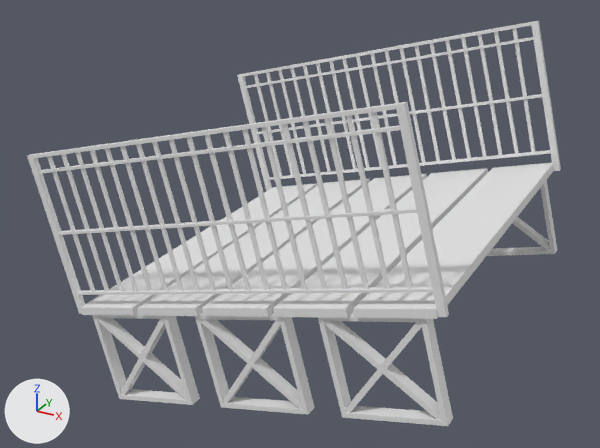
Renders of the OBJ model Assets/Visual/3D/Bridges/Bridge_Down_1/Ponte_Chao_Descida.obj from each side of a commit.
Before and after are seen from a 50 mm camera at (3.0, -6.03, 3.05) aimed at (-0.23, -0.16, 0.11). Arrows for +X, +Y and +Z are at lower left; the lights stay in place. Where no turn or scale is listed for an object, it has been applied to the vertices.

The first picture shows 'Chão_Descendo'.
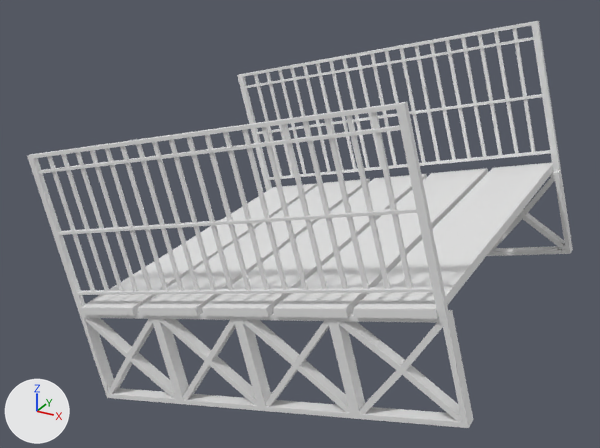
What differs and where, as boxes (x1, y1, x2, y2) in the pictures (600 x 448 px; the box of a moved part takes in the faces that stretch with it):
'Chão_Descendo', reshaped
    before: (27, 21, 561, 426)
    after: (27, 21, 573, 428)
part 1 of me_chão_descendo, moved or reshaped
    before: (195, 312, 315, 415)
    after: (237, 312, 356, 419)
part 2 of me_chão_descendo, moved or reshaped
    before: (200, 319, 302, 409)
    after: (243, 320, 350, 413)
part 3 of me_chão_descendo, moved or reshaped
    before: (92, 312, 200, 405)
    after: (155, 312, 263, 411)
part 4 of me_chão_descendo, moved or reshaped
    before: (97, 318, 187, 400)
    after: (160, 319, 257, 406)
part 5 of me_chão_descendo, moved or reshaped
    before: (318, 311, 453, 426)
    after: (80, 312, 181, 404)
part 6 of me_chão_descendo, moved or reshaped
    before: (324, 321, 441, 420)
    after: (85, 318, 176, 399)
part 7 of me_chão_descendo, moved or reshaped (not visible afterwards)
    before: (487, 180, 557, 256)
part 8 of me_chão_descendo, moved or reshaped (not visible afterwards)
    before: (513, 217, 550, 250)
part 9 of me_chão_descendo, added
    after: (332, 310, 473, 428)
part 10 of me_chão_descendo, added
    after: (338, 321, 462, 422)
part 11 of me_chão_descendo, added
    after: (487, 170, 573, 256)
part 12 of me_chão_descendo, added
    after: (490, 177, 565, 252)

The change, as a list of edits to the scene's bpy script:
```text
Change me_chão_descendo:
    where me_chão_descendo.from_pydata(...)  # 664 vertices, 534 faces; spans x -1.94..1.67, y -1.59..1.59, z -1.2..1.73
    used by ob_chão_descendo; location = (0.0, 0.0, 0.0)
    me_chão_descendo part 1: the loose piece of 16 vertices spanning x -0.38..0.61, y -1.56..-1.46, z -0.92..0.07 is moved by (0.39, 0.0, 0.1)
    me_chão_descendo part 2: the loose piece of 24 vertices spanning x -0.36..0.58, y -1.56..-1.47, z -0.89..0.05 is moved by (0.39, 0.0, 0.1)
    me_chão_descendo part 3: the loose piece of 16 vertices spanning x -1.44..-0.45, y -1.56..-1.46, z -1.2..-0.21 is moved by (0.66, 0.0, 0.18)
    me_chão_descendo part 4: the loose piece of 24 vertices spanning x -1.42..-0.47, y -1.56..-1.47, z -1.18..-0.24 is moved by (0.66, 0.0, 0.18)
    me_chão_descendo part 5: the loose piece of 16 vertices spanning x 0.68..1.67, y -1.56..-1.46, z -0.63..0.36 is scaled about its middle by (1.03, 1, 1), then moved by (-2.25, 0.0, -0.6)
    me_chão_descendo part 6: the loose piece of 24 vertices spanning x 0.7..1.64, y -1.56..-1.47, z -0.61..0.33 is scaled about its middle by (1.03, 1, 1), then moved by (-2.25, 0.0, -0.6)
    me_chão_descendo part 7: the loose piece of 16 vertices spanning x 0.68..1.67, y 1.46..1.56, z -0.63..0.36 is scaled about its middle by (1.03, 1, 1), then moved by (-2.25, 0.0, -0.6)
    me_chão_descendo part 8: the loose piece of 24 vertices spanning x 0.7..1.64, y 1.47..1.56, z -0.61..0.33 is scaled about its middle by (1.03, 1, 1), then moved by (-2.25, 0.0, -0.6)
    me_chão_descendo part 9: the loose piece of 16 vertices spanning x -1.44..-0.45, y -1.56..-1.46, z -1.2..-0.21 is copied, and the copy is scaled about its middle by (1.04, 1, 1), then moved by (2.24, 0.0, 0.6); it spans x 0.79..1.81, y -1.56..-1.46, z -0.6..0.39
    me_chão_descendo part 10: the loose piece of 24 vertices spanning x 0.7..1.64, y -1.56..-1.47, z -0.61..0.33 is copied, and the copy is scaled about its middle by (1.04, 1, 1), then moved by (0.13, 0.0, 0.03); it spans x 0.81..1.78, y -1.56..-1.47, z -0.58..0.37
    me_chão_descendo part 11: the loose piece of 16 vertices spanning x -1.44..-0.45, y 1.46..1.56, z -1.2..-0.21 is copied, and the copy is scaled about its middle by (1.04, 1, 1), then moved by (2.24, 0.0, 0.6); it spans x 0.79..1.81, y 1.46..1.56, z -0.6..0.39
    me_chão_descendo part 12: the loose piece of 24 vertices spanning x 0.7..1.64, y 1.47..1.56, z -0.61..0.33 is copied, and the copy is scaled about its middle by (1.04, 1, 1), then moved by (0.13, 0.0, 0.03); it spans x 0.81..1.78, y 1.47..1.56, z -0.58..0.37
```
